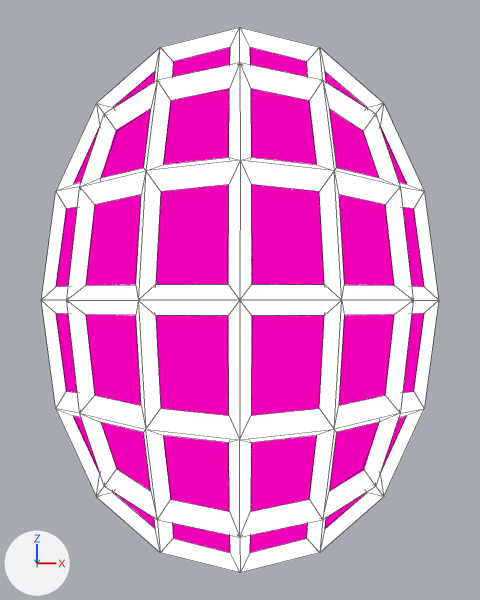
The Blender file artwork/blend/ghost/gem-1.blend, before and after one commit.
Camera for both pictures: a camera (50 mm lens) standing at (0.0, -2.068, 0.0) and looking at (0.0, 0.0, 0.0). Every picture has the same lights, and +X, +Y and +Z are marked at lower left. Mesh edges are drawn as thin lines.

The scene before the commit, as lines of its bpy script (objects in view):
```python
mat_material_002 = principled_material('Material.002')
mat_material_002.base_color = (0.0, 0.0, 0.0)  # black #000000
mat_material_002.roughness = 0.0
mat_material_002.specular_ior_level = 0.0
mat_material_002.emission_color = (0.855, 0.0, 0.47)  # pink #ee00b6
mat_material_002.emission_strength = 1.0
me_cube_001 = bpy.data.meshes.new('Cube.001')
me_cube_001.from_pydata(...)  # a box spanning x -1.0..1.0, y -1.0..1.0, z -1.0..1.0
me_cube_001.materials.append(mat_material_002)  # black #000000
me_cube_002 = bpy.data.meshes.new('Cube.002')
me_cube_002.from_pydata(...)  # a box spanning x -1.0..1.0, y -1.0..1.0, z -1.0..1.0
me_cube_002.materials.append(mat_material_003)  # black #000000
ob_gem1 = bpy.data.objects.new('Gem1', me_cube_001)
ob_gem1.location = (0.0, 0.0, 0.0)
ob_gem1.scale = (0.669, 0.669, 0.917)
_m = ob_gem1.modifiers.new('Subdivision', 'SUBSURF')
ob_gem1frame = bpy.data.objects.new('Gem1Frame', me_cube_002)
ob_gem1frame.parent = ob_gem1
ob_gem1frame.matrix_parent_inverse = Matrix(((2.0, 0.0, 0.0, 0.0), (0.0, 2.0, 0.0, 0.0), (0.0, 0.0, 1.459, -0.73), (0.0, 0.0, 0.0, 1.0)))
ob_gem1frame.location = (0.0, 0.0, 0.5)
ob_gem1frame.scale = (0.5, 0.5, 0.685)
_m = ob_gem1frame.modifiers.new('Subdivision', 'SUBSURF')
_m = ob_gem1frame.modifiers.new('Wireframe', 'WIREFRAME')
_m.thickness = 0.08
```
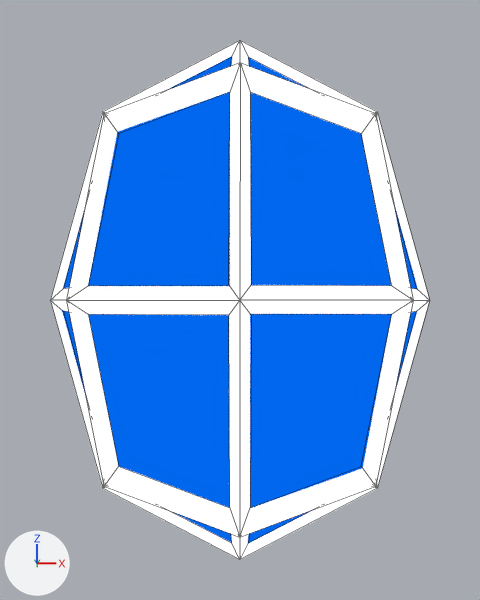
Location of each change, (x1, y1, x2, y2) in pixels of the pictures (480 x 600 px):
'Gem1', recoloured, modifiers changed
    before: (56, 47, 424, 553)
    after: (62, 57, 418, 543)
'Gem1Frame', modifiers changed
    before: (41, 27, 439, 573)
    after: (51, 40, 429, 560)

What changed in the scene script:
```text
Change mat_material_002:
    mat_material_002.emission_color: (0.855, 0.0, 0.47) -> (0.0, 0.135, 0.855)  # pink #ee00b6 -> blue #0067ee
Change ob_gem1:
    where _m = ob_gem1.modifiers.new('Subdivision', 'SUBSURF')
    add _m.render_levels = 1
Change ob_gem1frame:
    where _m = ob_gem1frame.modifiers.new('Subdivision', 'SUBSURF')
    add _m.render_levels = 1
```
